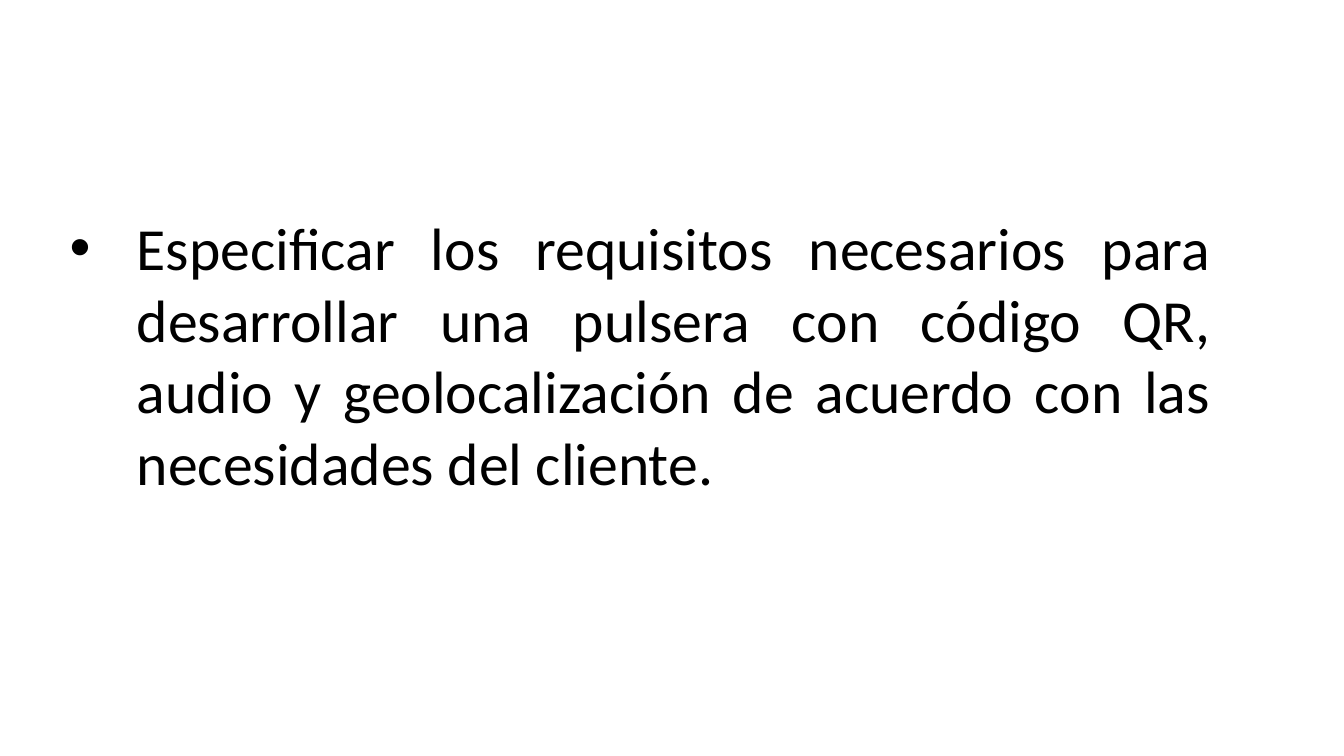
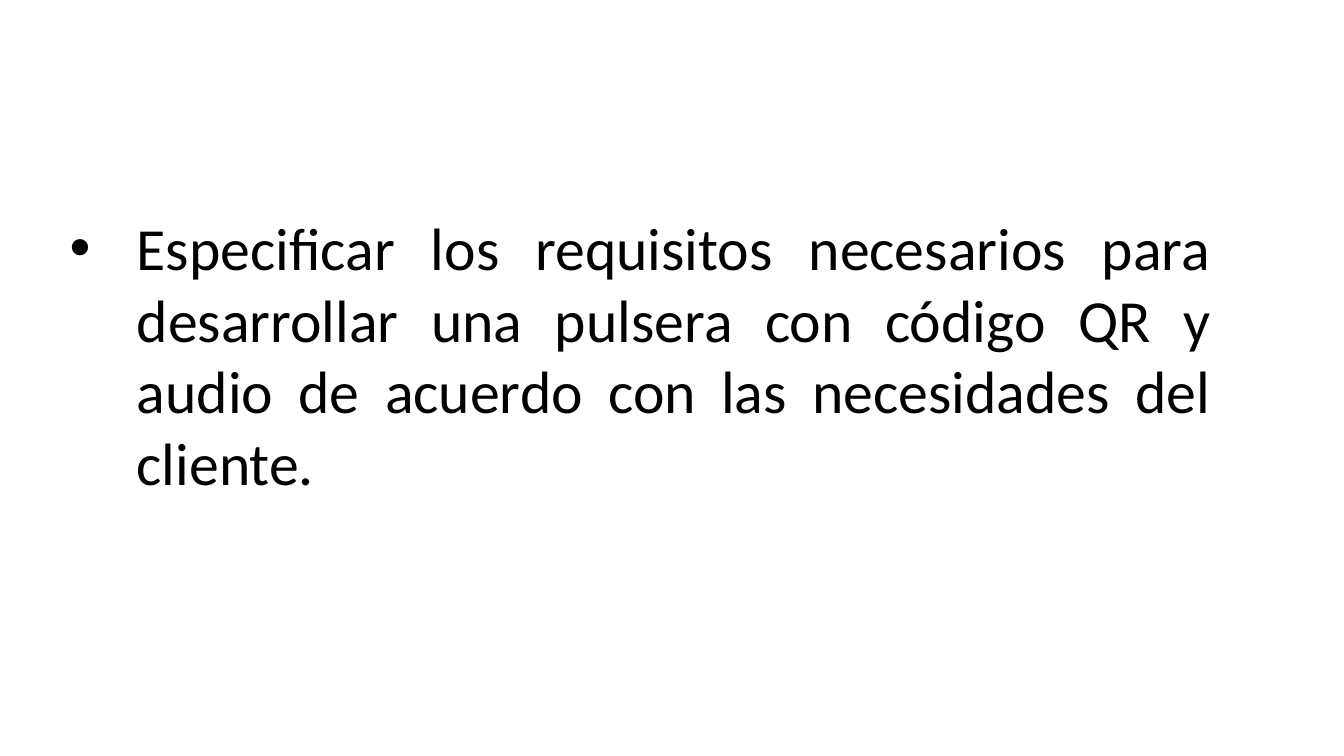
Before and after one commit to Dalvarez491/IdHand, a slide deck: slide 7 of PULSERA para identificación de personas en estado de inconciencia Ultima version.pptx (slide 8 before the commit). Drawn at 1344x756 pixels with LibreOffice and Linux fonts; fonts in the diff are those of the drawing; background and template pictures are left out. Boxes give left, top, right and bottom in pixels: in the first picture for what was removed or moved away, otherwise in the second. Text is boxed around its words. In the diff, an @@ line names an element or a change of style, - is before the commit and + after.

```diff
--- a/PULSERA para identificación de personas en estado de inconciencia Ultima version.pptx
+++ b/PULSERA para identificación de personas en estado de inconciencia Ultima version.pptx
@@ text at <box>137,228,1210,486</box>: text changed @@
-• Especificar los requisitos necesarios para desarrollar una pulsera con código QR, audio y geolocalización de acuerdo con las necesidades del cliente.
+• Especificar los requisitos necesarios para desarrollar una pulsera con código QR y audio de acuerdo con las necesidades del cliente.
```
Also in this commit, not shown: 3 other slides changed, 1 slide removed, 2 other files.
